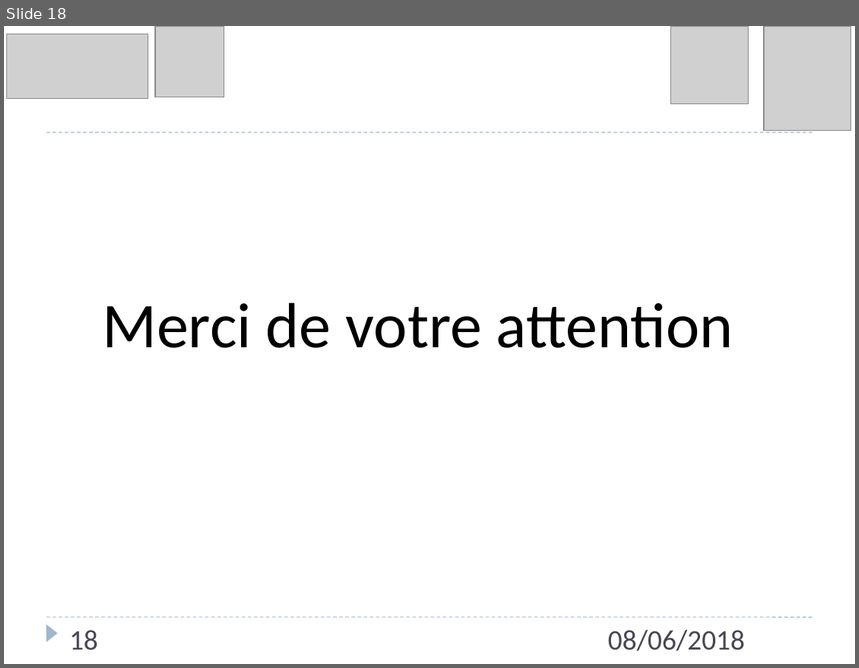
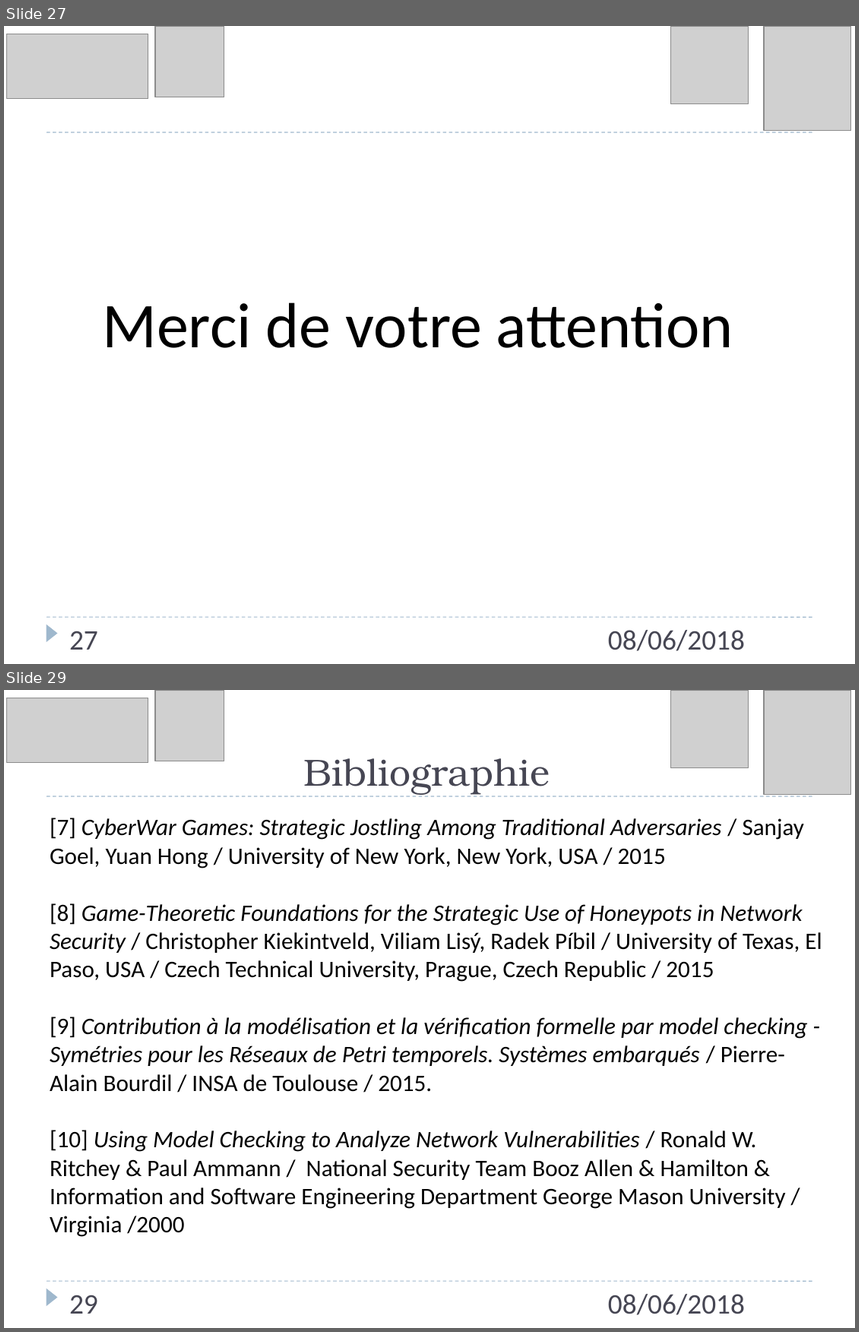
Before and after one commit to Lawyne/ModMenace, a slide deck: Presentation/Presentation Journee-Doctorants 08-06-18.pptx. Shown one above the other, each under a label of ours: slide 18 before the commit, slides 27 and 29 after it; the slides between them are not shown. The pictures are 859x668 and 859x1332 pixels, drawn with LibreOffice and Linux fonts; fonts in the diff are those of the drawing; grey boxes stand for pictures. Boxes give left, top, right and bottom in pixels: in the first picture for what was removed or moved away, otherwise in the second. Text is boxed around its words. In the diff, an @@ line names an element or a change of style, - is before the commit and + after.

```diff
--- a/Presentation/Presentation Journee-Doctorants 08-06-18.pptx
+++ b/Presentation/Presentation Journee-Doctorants 08-06-18.pptx
@@ slide 29 added at <box>4,690,855,1328</box>, background #FFFFFF; not listed: 3 template elements that a slide beside it also shows @@
@@ picture added at <box>6,698,148,762</box> @@
@@ picture added at <box>155,690,224,761</box> @@
@@ picture added at <box>671,690,749,768</box> @@
@@ picture added at <box>764,690,851,795</box> @@
@@ title added at <box>304,758,550,795</box>, 32 pt, text #464653 @@
+Bibliographie
@@ text added at <box>50,818,822,1209</box>, 20 pt, text #000000 @@
+[7] CyberWar Games: Strategic Jostling Among Traditional Adversaries / Sanjay Goel, Yuan Hong / University of New York, New York, USA / 2015
+[8] Game-Theoretic Foundations for the Strategic Use of Honeypots in Network Security / Christopher Kiekintveld, Viliam Lisý, Radek Píbil / University of Texas, El Paso, USA / Czech Technical University, Prague, Czech Republic / 2015
+[9] Contribution à la modélisation et la vérification formelle par model checking - Symétries pour les Réseaux de Petri temporels. Systèmes embarqués / Pierre-Alain Bourdil / INSA de Toulouse / 2015.
+[10] Using Model Checking to Analyze Network Vulnerabilities / Ronald W. Ritchey & Paul Ammann / National Security Team Booz Allen & Hamilton & Information and Software Engineering Department George Mason University / Virginia /2000
@@ page number added at <box>69,1296,98,1314</box>, 24 pt, text #464653 @@
+29
@@ text added at <box>608,1294,745,1315</box>, 24 pt, text #464653 @@
+08/06/2018
@@ what was slide 18 is now slide 27 @@
@@ page number at <box>69,632,98,650</box>: text changed @@
-18
+27
```
Also in this commit, not shown: 16 slides changed, 11 other slides added, 3 slides removed, 12 other files.
